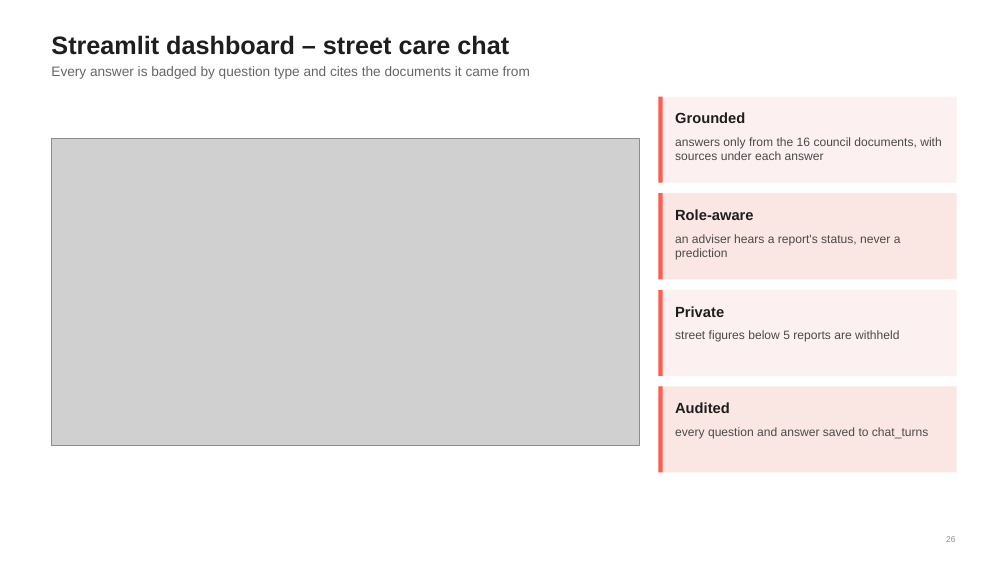
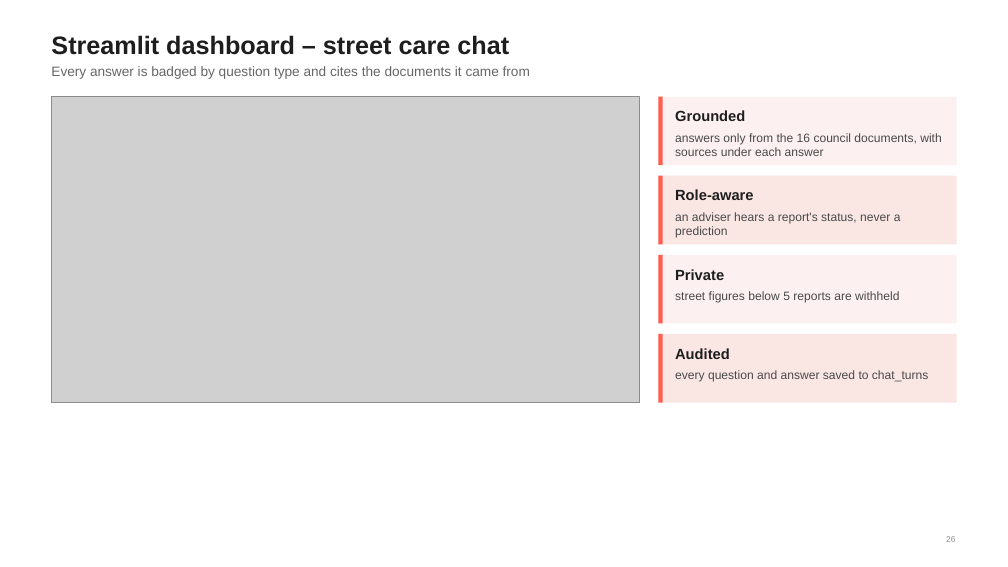
Before and after one commit to mansavigarg/StreetCare-Ai, a slide deck: slide 26 of StreetCare AI Presentation.pptx. Drawn at 1008x567 pixels with LibreOffice and Linux fonts; fonts in the diff are those of the drawing; grey boxes stand for pictures; background and template pictures are left out. Boxes give left, top, right and bottom in pixels: in the first picture for what was removed or moved away, otherwise in the second. Text is boxed around its words. In the diff, an @@ line names an element or a change of style, - is before the commit and + after.

```diff
--- a/StreetCare AI Presentation.pptx
+++ b/StreetCare AI Presentation.pptx
@@ picture moved from (x1=51, y1=139, x2=640, y2=445) to (x1=51, y1=97, x2=640, y2=403) @@
@@ rectangle resized from (x1=659, y1=97, x2=957, y2=183) to (x1=659, y1=97, x2=957, y2=166) @@
@@ rectangle resized from (x1=659, y1=97, x2=663, y2=183) to (x1=659, y1=97, x2=663, y2=166) @@
@@ text "answers only from the 16 ..." moved from (x1=675, y1=137, x2=942, y2=160) to (x1=675, y1=133, x2=942, y2=156) @@
@@ rectangle resized from (x1=659, y1=194, x2=957, y2=280) to (x1=659, y1=175, x2=957, y2=244) @@
@@ rectangle resized from (x1=659, y1=194, x2=663, y2=280) to (x1=659, y1=175, x2=663, y2=244) @@
@@ text "Role-aware" moved from (x1=675, y1=209, x2=754, y2=220) to (x1=675, y1=189, x2=754, y2=200) @@
@@ text "an adviser hears a report's ..." moved from (x1=675, y1=234, x2=901, y2=260) to (x1=675, y1=212, x2=901, y2=238) @@
@@ rectangle resized from (x1=659, y1=290, x2=957, y2=376) to (x1=659, y1=255, x2=957, y2=324) @@
@@ rectangle resized from (x1=659, y1=290, x2=663, y2=376) to (x1=659, y1=255, x2=663, y2=324) @@
@@ text "Private" moved from (x1=675, y1=306, x2=724, y2=317) to (x1=675, y1=269, x2=724, y2=280) @@
@@ text "street figures below 5 reports ..." moved from (x1=675, y1=330, x2=899, y2=342) to (x1=675, y1=291, x2=899, y2=303) @@
@@ rectangle resized from (x1=659, y1=386, x2=957, y2=473) to (x1=659, y1=334, x2=957, y2=403) @@
@@ rectangle resized from (x1=659, y1=386, x2=663, y2=473) to (x1=659, y1=334, x2=663, y2=403) @@
@@ text "Audited" moved from (x1=675, y1=402, x2=730, y2=413) to (x1=675, y1=348, x2=730, y2=359) @@
@@ text "every question and answer saved ..." moved from (x1=675, y1=427, x2=928, y2=438) to (x1=675, y1=370, x2=928, y2=382) @@
```
Also in this commit, not shown: 5 other slides changed, 1 slide added, 1 slide removed, 7 other files.
